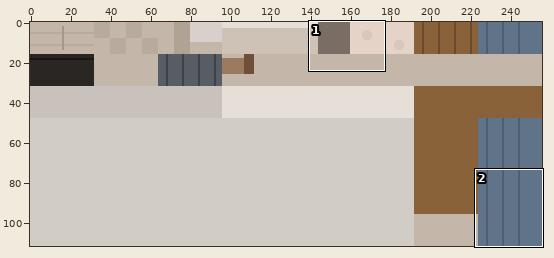
Pixel-art file, stored at prototypes/bonnie-traversal/art/env/env-tileset-apartment-v01.aseprite. Above, an overview of the earlier version with the close-up marked.
Close-up. Earlier state:
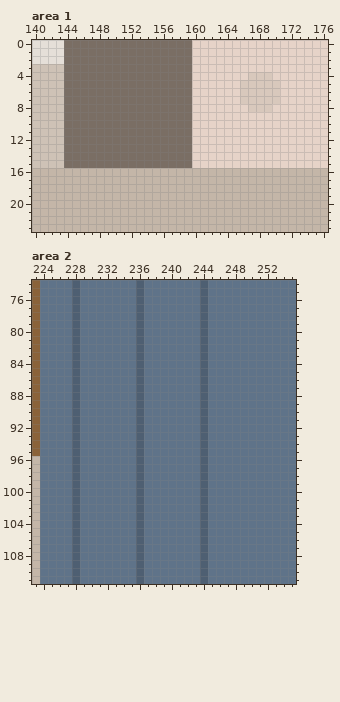
256x112 pixels, 1 frame. Colours within 5 levels of each other are drawn and written as one. Shown: area 1: x 140..176, y 0..23; area 2: x 223..255, y 74..111.
Once edited:
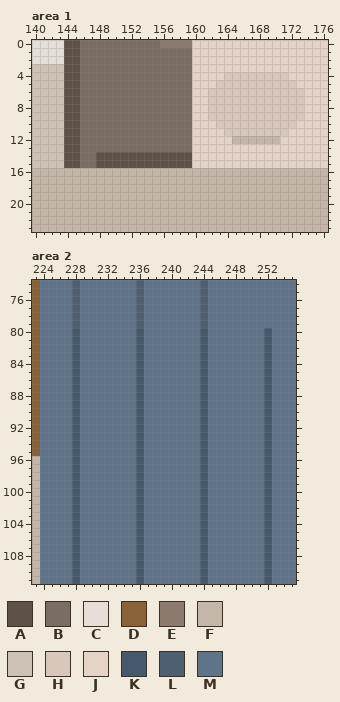
Palette (. is transparent): A #5e5248  B #7a6e64  C #e5dfd8  D #8a6239  E #8c7a6e  F #c4b6a8  G #cec2b6  H #d8c8bc  J #e6d3c8  K #45586c  L #4e5f72  M #5f7389
Commit: art: env v2 after round-1 critique
Edits made:
Changed rows in their new state; - is an unchanged pixel.
Area 1:
first column x 144:
 0 AA----------EEEE--------------
 1 AA----------------------------
 2 AA----------------------------
 3 AA----------------------------
 4 AA------------------HHH---HH--
 5 AA-----------------HHH-----HH-
 6 AA----------------HHHH-----HHH
 7 AA----------------HHHH-----HHH
 8 AA----------------HHHHH---HHHH
 9 AA----------------HHHHHHHHHHHH
10 AA-----------------HHHHHHHHHH-
11 AA------------------HHHHHHHH--
12 AA-------------------FFFFFF---
13 AA----------------------------
14 AA--AAAAAAAAAAAA--------------
15 AA--AAAAAAAAAAAA--------------
Area 2:
first column x 228:
 80 K-------K-------K-------K
 81 K-------K-------K-------K
 82 K-------K-------K-------K
 83 K-------K-------K-------K
 84 K-------K-------K-------K
 85 K-------K-------K-------K
 86 K-------K-------K-------K
 87 K-------K-------K-------K
 88 K-------K-------K-------K
 89 K-------K-------K-------K
 90 K-------K-------K-------K
 91 K-------K-------K-------K
 92 K-------K-------K-------K
 93 K-------K-------K-------K
 94 K-------K-------K-------K
 95 K-------K-------K-------K
 96 K-------K-------K-------K
 97 K-------K-------K-------K
 98 K-------K-------K-------K
 99 K-------K-------K-------K
100 K-------K-------K-------K
101 K-------K-------K-------K
102 K-------K-------K-------K
103 K-------K-------K-------K
104 K-------K-------K-------K
105 K-------K-------K-------K
106 K-------K-------K-------K
107 K-------K-------K-------K
108 K-------K-------K-------K
109 K-------K-------K-------K
110 K-------K-------K-------K
111 K-------K-------K-------K
